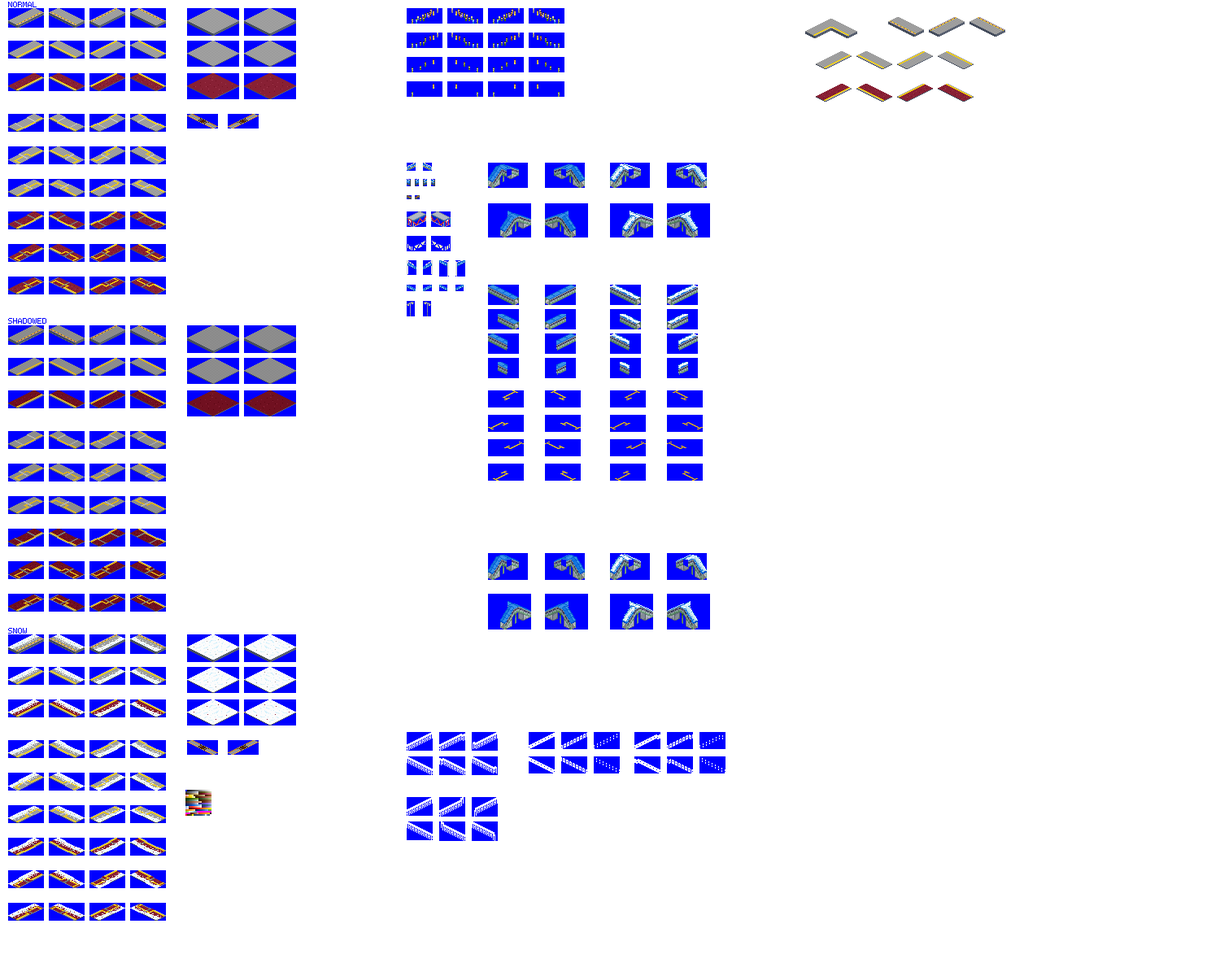
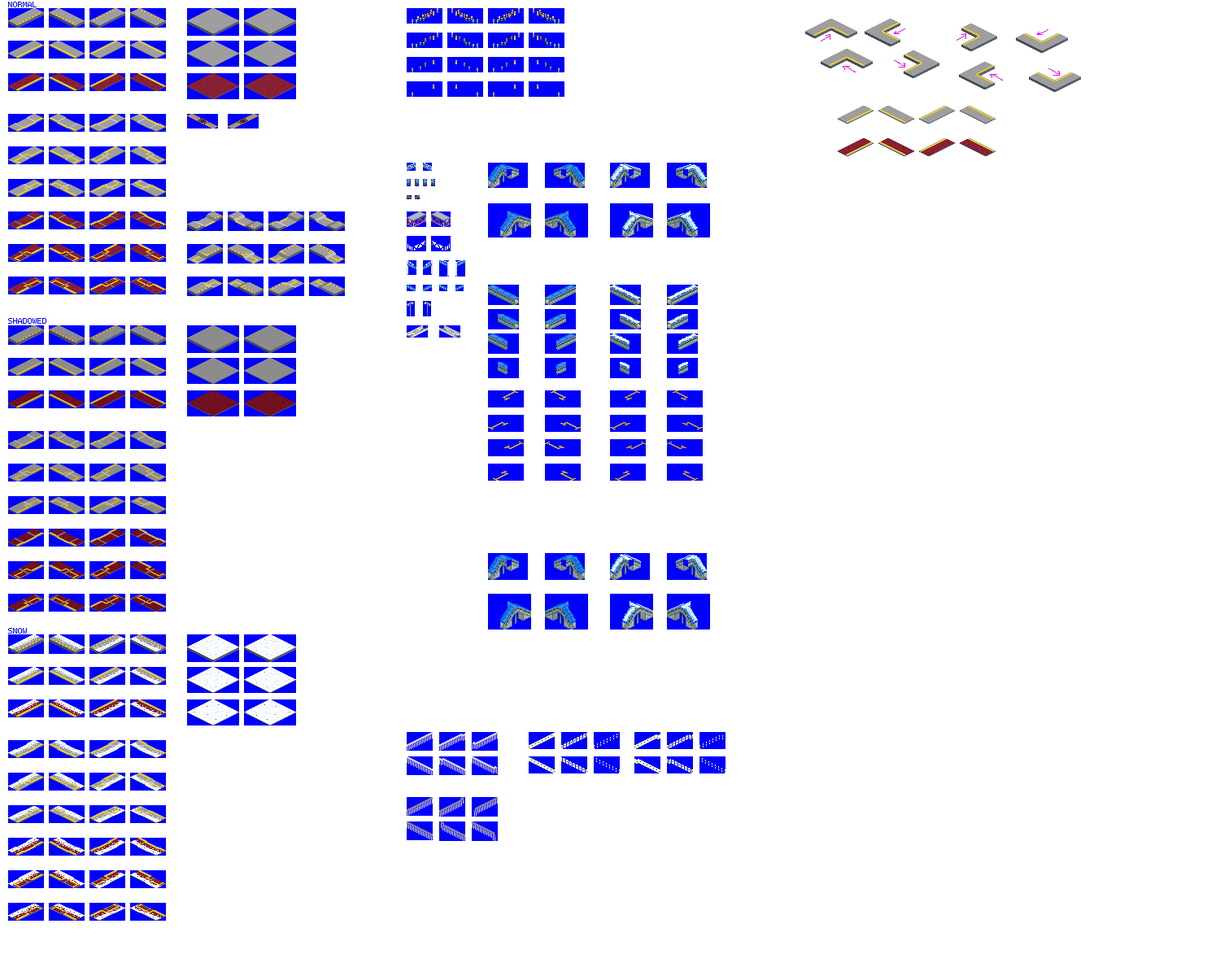
The second 1220px x 976px image is a revision of the first. Changes to its layers:
painted on "temporary2" over (x1=820, y1=28, x2=1061, y2=81)
painted on "platforms" over (x1=185, y1=17, x2=1082, y2=842)
painted on "bg" over (x1=187, y1=211, x2=461, y2=755)
